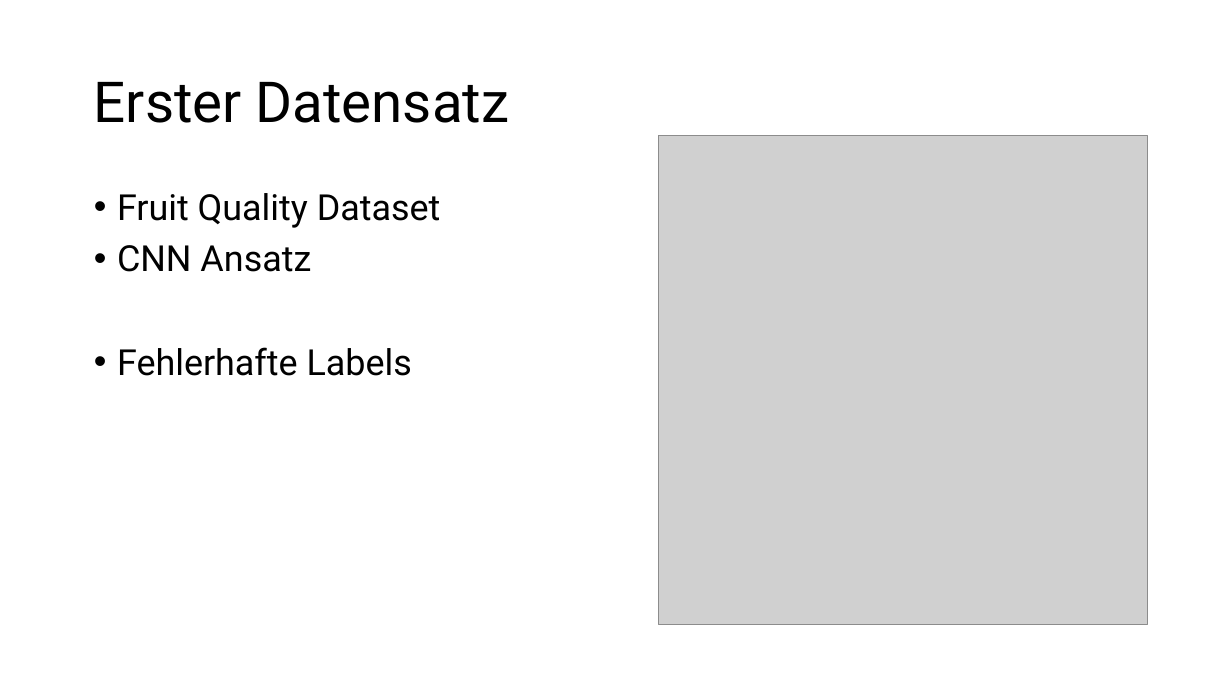
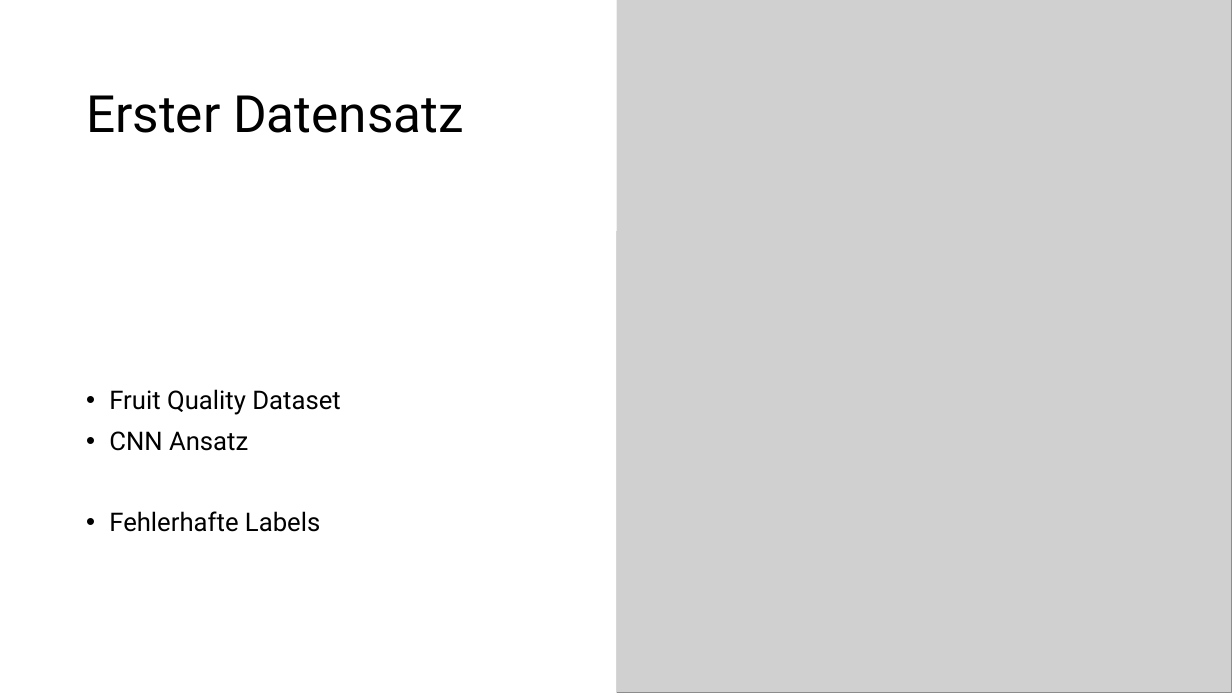
Before and after one commit to jarboyd/ai-lecture-project-ws2425, a slide deck: slide 2 of docs/group_project_presentation.pptx. Drawn at 1232x693 pixels with LibreOffice and Linux fonts; fonts in the diff are those of the drawing; grey boxes stand for pictures. Boxes give left, top, right and bottom in pixels: in the first picture for what was removed or moved away, otherwise in the second. Text is boxed around its words. In the diff, an @@ line names an element or a change of style, - is before the commit and + after.

```diff
--- a/docs/group_project_presentation.pptx
+++ b/docs/group_project_presentation.pptx
@@ rectangle added at box(0, 0, 616, 693), fill #FFFFFF @@
@@ rectangle added at box(0, 0, 616, 231), fill #FFFFFF @@
@@ picture: place and size @@
-picture at box(658, 135, 1147, 624)
+picture at box(616, 0, 1232, 693)
@@ title "Erster Datensatz": place and size @@
-title "Erster Datensatz" at box(94, 82, 510, 123)
+title "Erster Datensatz" at box(86, 95, 463, 133)
@@ title "Erster Datensatz" at box(86, 95, 463, 133): size 44 to 40 pt @@
@@ text "Fruit Quality Dataset": place and size @@
-text "Fruit Quality Dataset" at box(117, 193, 441, 376)
+text "Fruit Quality Dataset" at box(109, 389, 340, 532)
@@ text "Fruit Quality Dataset" at box(109, 389, 340, 532): size 28 to 20 pt; vertical alignment top to middle @@
```
Also in this commit, not shown: 3 other slides changed, 1 other file.
